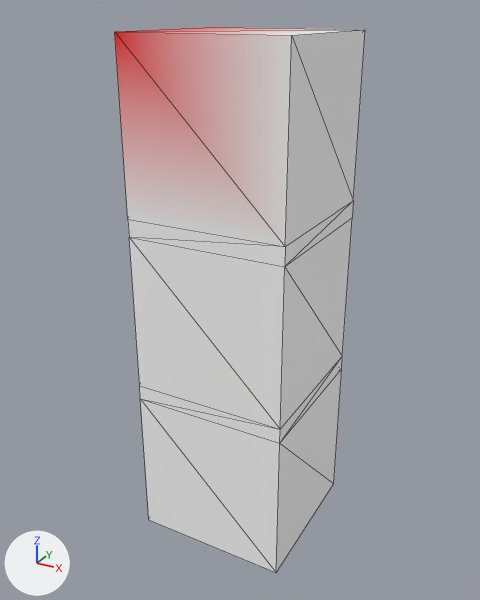
Renders of the glTF model assets/glb/rig.glb from each side of a commit.
Camera for both pictures: a 50 mm lens placed at (3.69, -6.86, 6.8), pointed at (-0.06, -0.03, 3.38). The lights are fixed; the arrows at lower left show +X, +Y and +Z. Mesh edges are drawn as thin lines. Vertices at the same position are counted once.

In view in the first picture: 'skinMesh'.
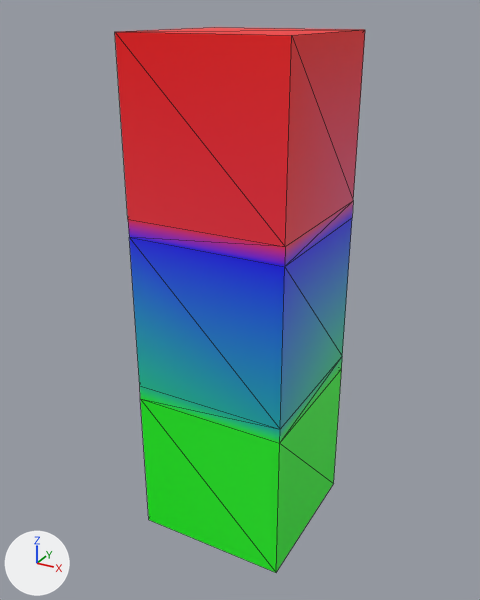
The edits, one by one:
me_cmesh has 24 vertices, 44 faces and spans x -1.0..1.0, y -1.0..1.0, z 0.16..6.57.
me_cmesh is used by ob_skinmesh; location (0.0, 0.0, 0.0).
me_cmesh part 1: 44 faces centred in x -1.0..1.0, y -1.0..1.0, z 0.16..6.57 are repainted in the vertex colours, in many colours.

Pixel boxes (x1, y1, x2, y2) of what changed, in the pictures (480 x 600 px):
part 1 of me_cmesh, recoloured: (115, 27, 365, 573) in both
